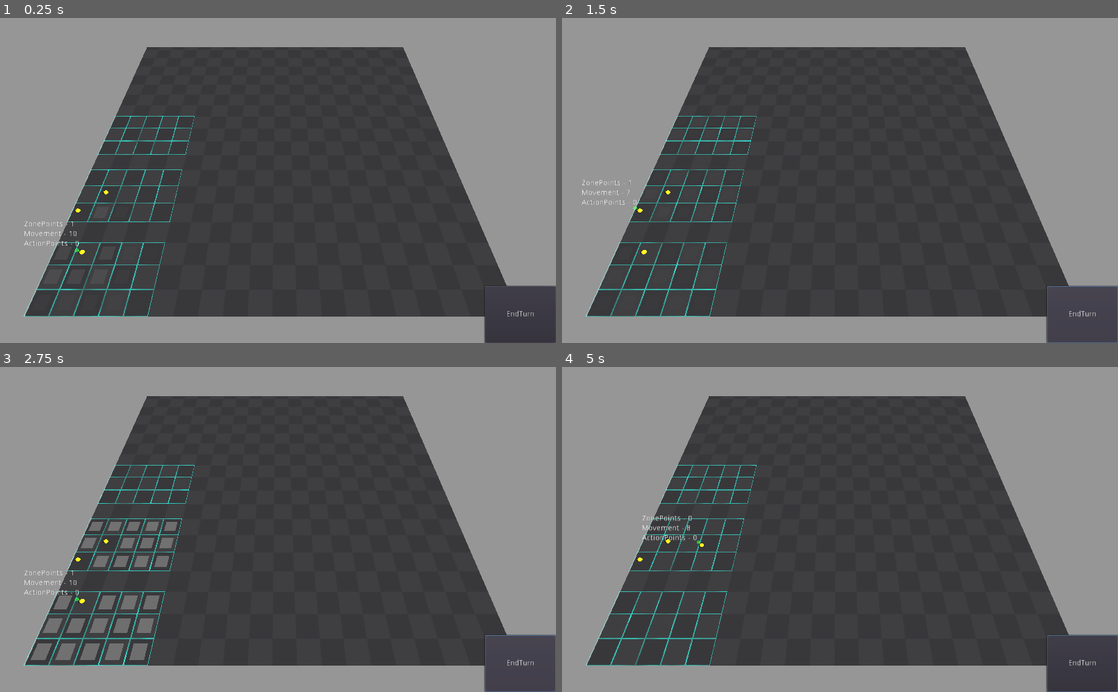
Above: before the commit, frames 1-4 (two rows, left to right).
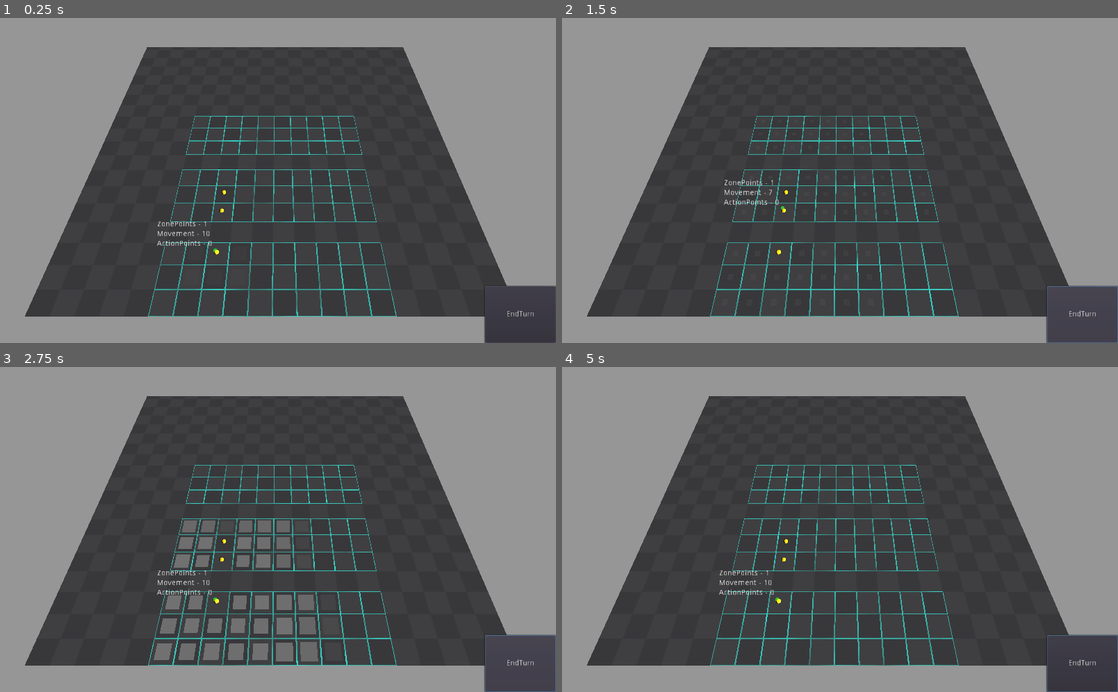
Above: after the commit, the same moments.

Repository: Rogotch/Desert
Game: Godot game, scene res://Resources/Scenes/3D/3dMap.tscn
The game is run twice, just before and just after one commit, with the same random seed, the same clock (stepped at 60 frames per second) and the same inputs. The project has no main scene, so this scene is started directly.
Inputs (mouse positions are in pixels of both pictures, inside the frame that each line leads up to):
- Up to frame 1 (0.25 s): no input
- Up to frame 2 (1.5 s): click "EndTurn" at 0.5 s; click "EndTurn" at 1.25 s
- Up to frame 3 (2.75 s): click "EndTurn" at 2 s
- Up to frame 4 (5 s): move the mouse to (962, 513) at 2.77 s; click (962, 513) at 2.92 s; move the mouse to (728, 545) at 3.52 s; click (728, 545) at 3.67 s; move the mouse to (895, 458) at 4.27 s; click (895, 458) at 4.42 s

The runs differ from the first frame. In frame 1, 3.5% of the frame differs, in the area x 4-72%, y 30-92%; in frame 2, 3.5%; in frame 3, 10%; in frame 4, 3.6%.
Error after the commit: Invalid get index '17' (on base: 'Array'). (res://Resources/Scripts/3DScripts/ArenaScript.gd:416)

Commit message:
Move To Target
Реализовал движение до клетки, занятой другим персонажем и немного изменил расположение зон

Diff:
--- a/Resources/Entities/3D/PathAreaTile.tscn
+++ b/Resources/Entities/3D/PathAreaTile.tscn
@@ -157,7 +157,7 @@
 
 [sub_resource type="Animation" id=4]
 resource_name = "appear"
-length = 0.3
+length = 0.6
 step = 0.05
 tracks/0/type = "bezier"
 tracks/0/path = NodePath(".:scale:x")
@@ -166,8 +166,8 @@
 tracks/0/imported = false
 tracks/0/enabled = true
 tracks/0/keys = {
-"points": PoolRealArray( 2, -0.25, 0, 0.1, 0.101091, 3, -0.25, 0, 0.25, 0 ),
-"times": PoolRealArray( 0, 0.3 )
+"points": PoolRealArray( 2, -0.25, 0, 0.1, 0.101091, 3.5, -0.25, 0, 0.25, 0, 3, -0.25, 0, 0.25, 0 ),
+"times": PoolRealArray( 0, 0.3, 0.6 )
 }
 tracks/1/type = "bezier"
 tracks/1/path = NodePath(".:scale:z")
@@ -176,8 +176,8 @@
 tracks/1/imported = false
 tracks/1/enabled = true
 tracks/1/keys = {
-"points": PoolRealArray( 2, -0.25, 0, 0.1, 0.0994577, 3, -0.25, 0, 0.25, 0 ),
-"times": PoolRealArray( 0, 0.3 )
+"points": PoolRealArray( 2, -0.25, 0, 0.1, 0.0994577, 3.5, -0.25, 0, 0.25, 0, 3, -0.25, 0, 0.25, 0 ),
+"times": PoolRealArray( 0, 0.3, 0.6 )
 }
 tracks/2/type = "value"
 tracks/2/path = NodePath("MeshInstance:mesh:material:albedo_color")
@@ -192,6 +192,34 @@
 "values": [ Color( 1, 1, 1, 0 ), Color( 1, 1, 1, 0.0862745 ) ]
 }
 
+[sub_resource type="Animation" id=7]
+resource_name = "disappear"
+length = 0.2
+tracks/0/type = "value"
+tracks/0/path = NodePath(".:scale")
+tracks/0/interp = 1
+tracks/0/loop_wrap = true
+tracks/0/imported = false
+tracks/0/enabled = true
+tracks/0/keys = {
+"times": PoolRealArray( 0, 0.2 ),
+"transitions": PoolRealArray( 1, 1 ),
+"update": 0,
+"values": [ Vector3( 3, 1, 3 ), Vector3( 1, 1, 1 ) ]
+}
+tracks/1/type = "value"
+tracks/1/path = NodePath("MeshInstance:mesh:material:albedo_color")
+tracks/1/interp = 1
+tracks/1/loop_wrap = true
+tracks/1/imported = false
+tracks/1/enabled = true
+tracks/1/keys = {
+"times": PoolRealArray( 0, 0.2 ),
+"transitions": PoolRealArray( 1, 1 ),
+"update": 0,
+"values": [ Color( 1, 1, 1, 0.0862745 ), Color( 1, 1, 1, 0 ) ]
+}
+
 [sub_resource type="Animation" id=5]
 resource_name = "highlight"
 length = 0.2
@@ -242,6 +270,7 @@
 [node name="AnimationPlayer" type="AnimationPlayer" parent="."]
 anims/RESET = SubResource( 3 )
 anims/appear = SubResource( 4 )
+anims/disappear = SubResource( 7 )
 anims/highlight = SubResource( 5 )
 
 [node name="CollisionShape" type="CollisionShape" parent="."]
--- a/Resources/Scenes/3D/3dMap.tscn
+++ b/Resources/Scenes/3D/3dMap.tscn
@@ -77,32 +77,32 @@
 script = ExtResource( 7 )
 GridYValue = 0.5
 Zones = [ {
-"EndPos": Vector2( 3, 5 ),
-"StartPos": Vector2( 0, 0 ),
+"EndPos": Vector2( 3, 15 ),
+"StartPos": Vector2( 0, 5 ),
 "ZoneId": 0,
 "ZoneName": "Zone1",
 "interzone": false
 }, {
-"EndPos": Vector2( 4, 5 ),
-"StartPos": Vector2( 3, 0 ),
+"EndPos": Vector2( 4, 15 ),
+"StartPos": Vector2( 3, 5 ),
 "ZoneId": 1,
 "ZoneName": "Interzone1",
 "interzone": true
 }, {
-"EndPos": Vector2( 7, 5 ),
-"StartPos": Vector2( 4, 0 ),
+"EndPos": Vector2( 7, 15 ),
+"StartPos": Vector2( 4, 5 ),
 "ZoneId": 2,
 "ZoneName": "Zone3",
 "interzone": false
 }, {
-"EndPos": Vector2( 8, 5 ),
-"StartPos": Vector2( 7, 0 ),
+"EndPos": Vector2( 8, 15 ),
+"StartPos": Vector2( 7, 5 ),
 "ZoneId": 3,
 "ZoneName": "Interzone2",
 "interzone": true
 }, {
-"EndPos": Vector2( 11, 5 ),
-"StartPos": Vector2( 8, 0 ),
+"EndPos": Vector2( 11, 15 ),
+"StartPos": Vector2( 8, 5 ),
 "ZoneId": 4,
 "ZoneName": "Zone5",
 "interzone": false
@@ -181,7 +181,7 @@
 [node name="CharactersNode" type="Spatial" parent="."]
 
 [node name="Character" parent="CharactersNode" instance=ExtResource( 1 )]
-transform = Transform( 1, 0, 0, 0, 1, 0, 0, 0, 1, 20.4581, 0, 15.1177 )
+transform = Transform( 1, 0, 0, 0, 1, 0, 0, 0, 1, 20.4581, 0, 76.0808 )
 speed = 30.0
 MaxMovement = 10
 ZoneCross = 1
@@ -191,7 +191,7 @@
 ArenaMainNodePath = NodePath("../..")
 
 [node name="Character2" parent="CharactersNode" instance=ExtResource( 1 )]
-transform = Transform( 1, 0, 0, 0, 1, 0, 0, 0, 1, 58.9311, 0, 18.3106 )
+transform = Transform( 1, 0, 0, 0, 1, 0, 0, 0, 1, 58.9311, 0, 79.2737 )
 speed = 30.0
 MaxMovement = 5
 ZoneCross = 1
@@ -201,7 +201,7 @@
 ArenaMainNodePath = NodePath("../..")
 
 [node name="Character3" parent="CharactersNode" instance=ExtResource( 1 )]
-transform = Transform( 1, 0, 0, 0, 1, 0, 0, 0, 1, 42.89, -7.62939e-06, 9.39161 )
+transform = Transform( 1, 0, 0, 0, 1, 0, 0, 0, 1, 42.89, -7.62939e-06, 70.3547 )
 speed = 30.0
 MaxMovement = 7
 ZoneCross = 1
--- a/Resources/Scripts/3DScripts/ArenaScript.gd
+++ b/Resources/Scripts/3DScripts/ArenaScript.gd
@@ -137,14 +137,20 @@
 		for j in EndPosition.y:
 			var NewPoint = GridPoint.new()
 			var pointZone = GetZoneByPosition(Vector2(i,j))
-			NewPoint.zoneID = pointZone.ZoneId
-			NewPoint.interZonePoint = pointZone.interzone
+			if pointZone:
+				NewPoint.zoneID = pointZone.ZoneId
+				NewPoint.interZonePoint = pointZone.interzone
+			else:
+				NewPoint.zoneID = null
+				NewPoint.interZonePoint = null
+				NewPoint.content = NewPoint.OUTZONE
 			line.append(NewPoint)
 		Grid.append(line)
 	pass
 
 #Волнами сканируем поле и ищем короткий путь
-func WaveFindPath(startPos, finPos):
+func WaveFindPath(_character, finPos):
+	var startPos = _character.ZonePosition
 	var BigTrace = []
 	var actualZone = GetZoneByPosition(startPos)
 	var ZonePoints = [{start = actualZone.StartPos, end = actualZone.EndPos}, {start = Vector2.ZERO, end = GridSize}]
@@ -169,7 +175,7 @@
 						abs(dir.x) + abs(dir.y) > 1)):
 						continue
 						# Проверка, что следующая точка является доступной для перемещения и находится в рамках зоны
-					elif isCellCheck(node, dir, newGrid, zPoint.start, zPoint.end):
+					elif isCellCheck(node, dir, newGrid, zPoint.start, zPoint.end, _character):
 						ScanningNodes.append(node + dir)
 		var startString = "Startpos - %s, Endpos - %s"
 		var actualstring = startString % [str(startPos), str(finPos)]
@@ -226,7 +232,7 @@
 				pass
 			pass
 		pass
-	CreateVisualGrid(ScanningNodes)
+#	CreateVisualGrid(ScanningNodes)
 	return ScanningNodes
 	pass
 
@@ -275,18 +281,22 @@
 	pass
 
 #Проверяем, доступна ли нам соседняя ячейка по направлению dir ячейка и если да, то увеличиваем её вес на 1
-func isCellCheck(pos, direction, gridArr, startZPoint, endZPoint):
+func isCellCheck(pos, direction, gridArr, startZPoint, endZPoint, _Character):
 #	Проверка соседней клетки pos по направлению direction
 	var gridPos = (pos) + direction
 #	Проверка, находится ли точка в рамках сетки
+	if gridPos == _Character.target:
+		print("Клетка была отсканирована")
 	if InGridCheck(pos, direction, startZPoint, endZPoint):
-#		Проверка, что точка свободна для передвижения
-		if  gridArr[gridPos.x][gridPos.y].content == GridPoint.EMPTY && gridArr[gridPos.x][gridPos.y].step == null:
+#		Проверка, что точка свободна для передвижения или она является целью персонажа и его предыдущая позиция не является междузоньем
+		if  ((gridArr[gridPos.x][gridPos.y].content == GridPoint.EMPTY || gridPos == _Character.target && !gridArr[pos.x][pos.y].interZonePoint) &&
+		gridArr[gridPos.x][gridPos.y].step == null):
 #			print(str(gridArr[pos.x][pos.y]))
 #			Проверка, что при диагональном переходе обе боковые клетки пусты
-			if !(abs(direction.x) + abs(direction.y) > 1 &&
+			if (!(abs(direction.x) + abs(direction.y) > 1 &&
 			(gridArr[pos.x][pos.y + direction.y].content != GridPoint.EMPTY ||
-			 gridArr[pos.x + direction.x][pos.y].content != GridPoint.EMPTY)):
+			 gridArr[pos.x + direction.x][pos.y].content != GridPoint.EMPTY)) ||
+			gridPos == _Character.target):
 				var step = 0
 	#			Проверка, что предыдущая точка не занята игроком и определение её шага
 				if  gridArr[pos.x][pos.y].step != null:
@@ -351,8 +361,8 @@
 	return false
 	pass
 
-func CheckTrace(_Character, endPos):
-	var trace = WaveFindPath(_Character.ZonePosition, endPos)
+func BuildPathToTheEmptyZone(_Character, endPos):
+	var trace = WaveFindPath(_Character, endPos)
 	trace.invert()
 	var newTrace = []
 	var Cost = {movement = 0, zonePoints = 0}
@@ -362,12 +372,31 @@
 			newTrace.append(tracePosition)
 		else:
 			break
-	print("StartTrace - " + str(trace))
-	print("FinalTrace - " + str(newTrace))
-	print("Cost - " + str(Cost))
-	print("GlobalPath - " + str(SetGlobalPath(newTrace)))
+#	print("StartTrace - " + str(trace))
+#	print("FinalTrace - " + str(newTrace))
+#	print("Cost - " + str(Cost))
+#	print("GlobalPath - " + str(SetGlobalPath(newTrace)))
 	return {path = newTrace, cost = Cost}
 	pass
+
+func BuildPathToTheTarget(_Character, endPos):
+	var trace = WaveFindPath(_Character, endPos)
+	trace.invert()
+	var newTrace = []
+	var Cost = {movement = 0, zonePoints = 0}
+	for tracePosition in trace:
+		if Grid[tracePosition.x][tracePosition.y].CheckMovement(_Character, Cost):
+			print("Один есть!")
+			newTrace.append(tracePosition)
+		else:
+			break
+	var SelectedTarget = null
+	if _Character.target == newTrace[-1]:
+		SelectedTarget = newTrace[-1]
+		newTrace.remove(newTrace.find(newTrace[-1]))
+	return {path = newTrace, cost = Cost, target = SelectedTarget}
+	pass
+
 
 func SetGlobalPath(mapPath):
 	var finalPath = []
@@ -383,7 +412,13 @@
 	var selectedPosition = Vector2(gridMap.world_to_map(click_position).x, gridMap.world_to_map(click_position).z)
 	if startPosition != selectedPosition:
 		ClearPathZone()
-		var trace = CheckTrace(character, selectedPosition)
+		var trace
+		if Grid[selectedPosition.x][selectedPosition.y].content == GridPoint.CHARACTER:
+			character.target = selectedPosition
+			trace = BuildPathToTheTarget(character, selectedPosition)
+			prints("target", str(trace.target))
+		elif Grid[selectedPosition.x][selectedPosition.y].content == GridPoint.EMPTY:
+			trace = BuildPathToTheEmptyZone(character, selectedPosition)
 		var finalPath = SetGlobalPath(trace.path)
 		character.path = finalPath
 	pass
--- a/Resources/Scripts/3DScripts/Character.gd
+++ b/Resources/Scripts/3DScripts/Character.gd
@@ -69,7 +69,7 @@
 	if path.size() > 0 && (movement > 0 || freeMovement):
 		Moving = true
 		velocity = transform.origin.direction_to(path[0]) * speed
-		if transform.origin.distance_to(path[0]) > 1:
+		if transform.origin.distance_to(path[0]) > 0.5:
 			velocity = move_and_slide(velocity, Vector3.UP)
 		else:
 			_SetCharacterPosition()
--- a/Resources/Scripts/3DScripts/PathAreaTile.gd
+++ b/Resources/Scripts/3DScripts/PathAreaTile.gd
@@ -21,8 +21,8 @@
 func _appear():
 	if Selectable:
 		var stepNum = get_meta("moveStep")
-		print("stepNum - " + str(float(stepNum)/20.0))
-		yield(get_tree().create_timer(float(stepNum)/20.0), "timeout")
+#		print("stepNum - " + str(float(stepNum)/10.0))
+		yield(get_tree().create_timer(float(stepNum)/10.0), "timeout")
 		Anim.play("appear")
 		yield(Anim, "animation_finished")
 		emit_signal("EndAppear")
@@ -31,7 +31,7 @@
 
 func _quit():
 	Selectable = false
-	Anim.play_backwards("appear")
+	Anim.play("disappear")
 	yield(Anim, "animation_finished")
 	if AppearEnd:
 		print("Выход 1")
--- a/Resources/Scripts/NodeScripts/GridPoint.gd
+++ b/Resources/Scripts/NodeScripts/GridPoint.gd
@@ -2,7 +2,7 @@
 
 class_name GridPoint, "res://Resources/Images/GUI/SimpleIcons/White/1x/target.png"
 
-enum {EMPTY = 0, CHARACTER = 1, OBSTACLE = 2}
+enum {EMPTY = 0, CHARACTER = 1, OBSTACLE = 2, OUTZONE = 3}
 
 var step = null
 var content = EMPTY
Not shown: 1 places in Resources/Entities/3D/PathAreaTile.tscn that only renumber resources
